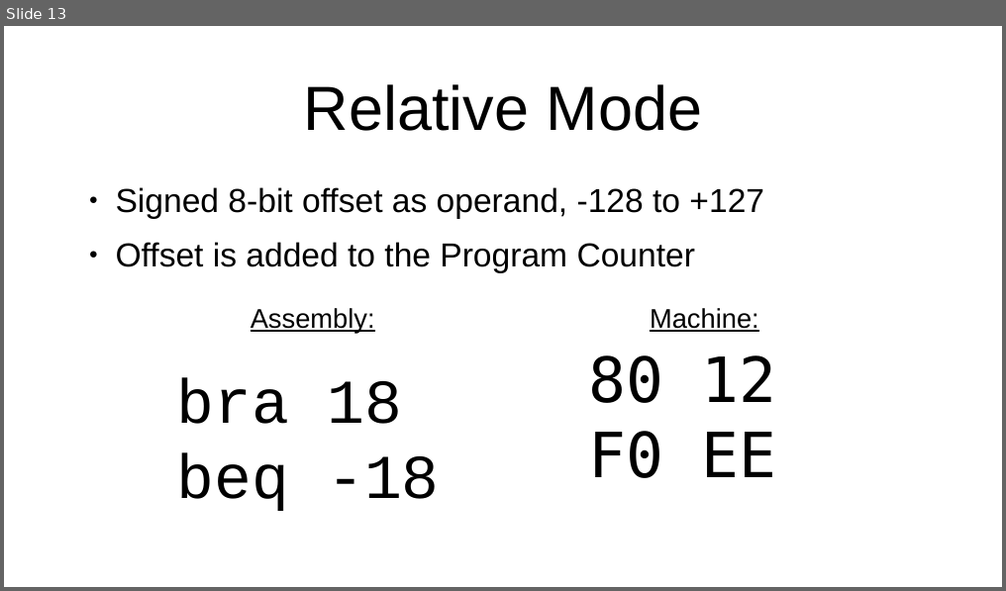
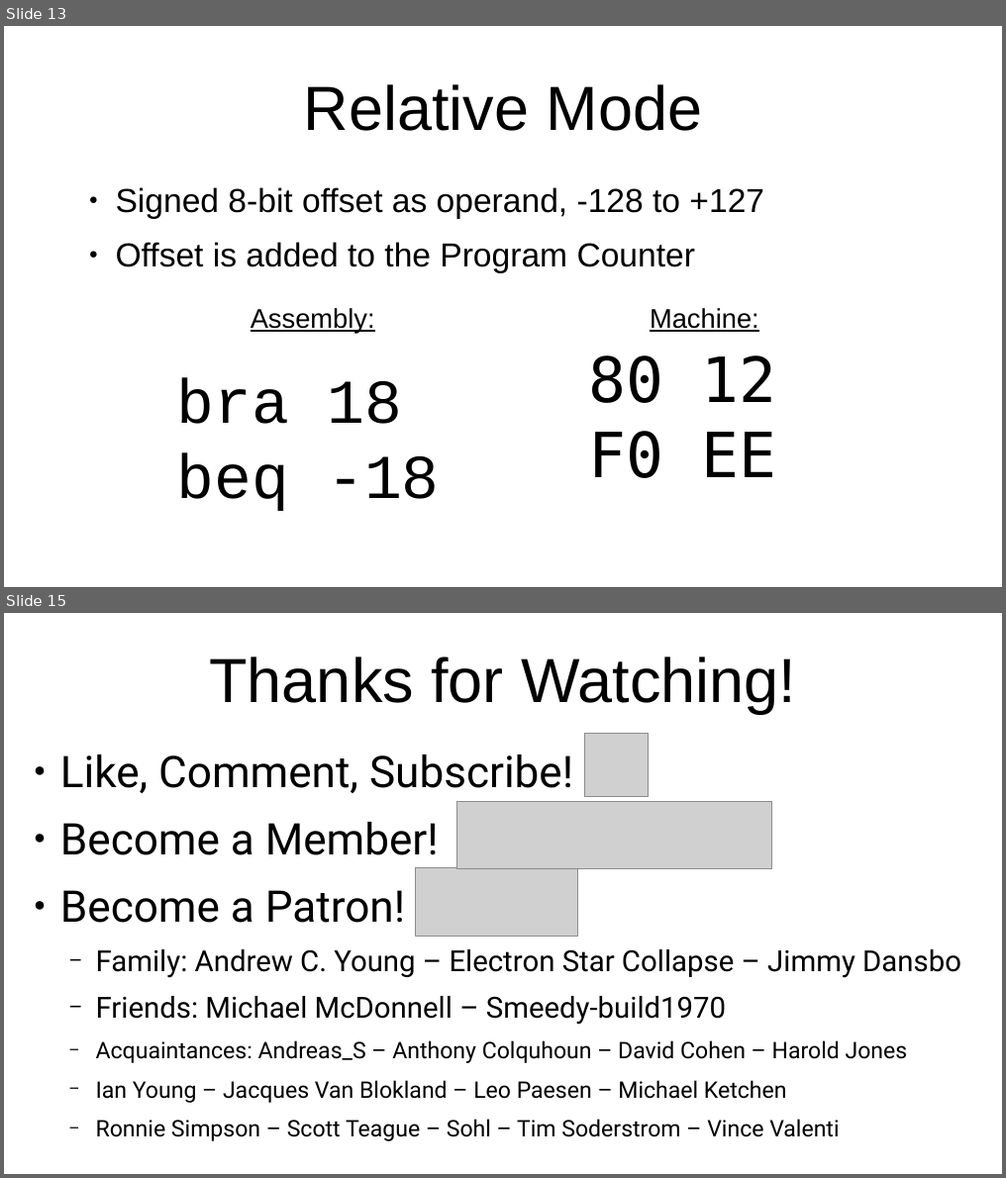
Before and after one commit to SlithyMatt/x16-assembly-tutorial, a slide deck: Lesson2/Lesson2.odp. Shown one above the other, each under a label of ours: slide 13 before the commit, slides 13 and 15 after it; the slides between them are not shown. The pictures are 1006x591 and 1006x1178 pixels, drawn with LibreOffice and Linux fonts; fonts in the diff are those of the drawing; grey boxes stand for pictures. Boxes give left, top, right and bottom in pixels: in the first picture for what was removed or moved away, otherwise in the second. Text is boxed around its words. In the diff, an @@ line names an element or a change of style, - is before the commit and + after.

```diff
--- a/Lesson2/Lesson2.odp
+++ b/Lesson2/Lesson2.odp
@@ slide 15 added at (4, 613, 1002, 1174), background #FFFFFF @@
@@ title added at (209, 657, 796, 713), 60 pt, text #000000 @@
+Thanks for Watching!
@@ text added at (60, 755, 961, 1142), 22 pt, text #000000 @@
+● Like, Comment, Subscribe!
+● Become a Member!
+● Become a Patron!
+  − Family: Andrew C. Young – Electron Star Collapse – Jimmy Dansbo
+  − Friends: Michael McDonnell – Smeedy-build1970
+  − Acquaintances: Andreas_S – Anthony Colquhoun – David Cohen – Harold Jones
+  − Ian Young – Jacques Van Blokland – Leo Paesen – Michael Ketchen
+  − Ronnie Simpson – Scott Teague – Sohl – Tim Soderstrom – Vince Valenti
@@ picture added at (584, 734, 648, 797) @@
@@ picture added at (456, 802, 772, 869) @@
@@ picture added at (416, 867, 578, 937) @@
```
Also in this commit, not shown: 2 slides changed, 1 other slide added, 5 slides removed, 2 other files.
